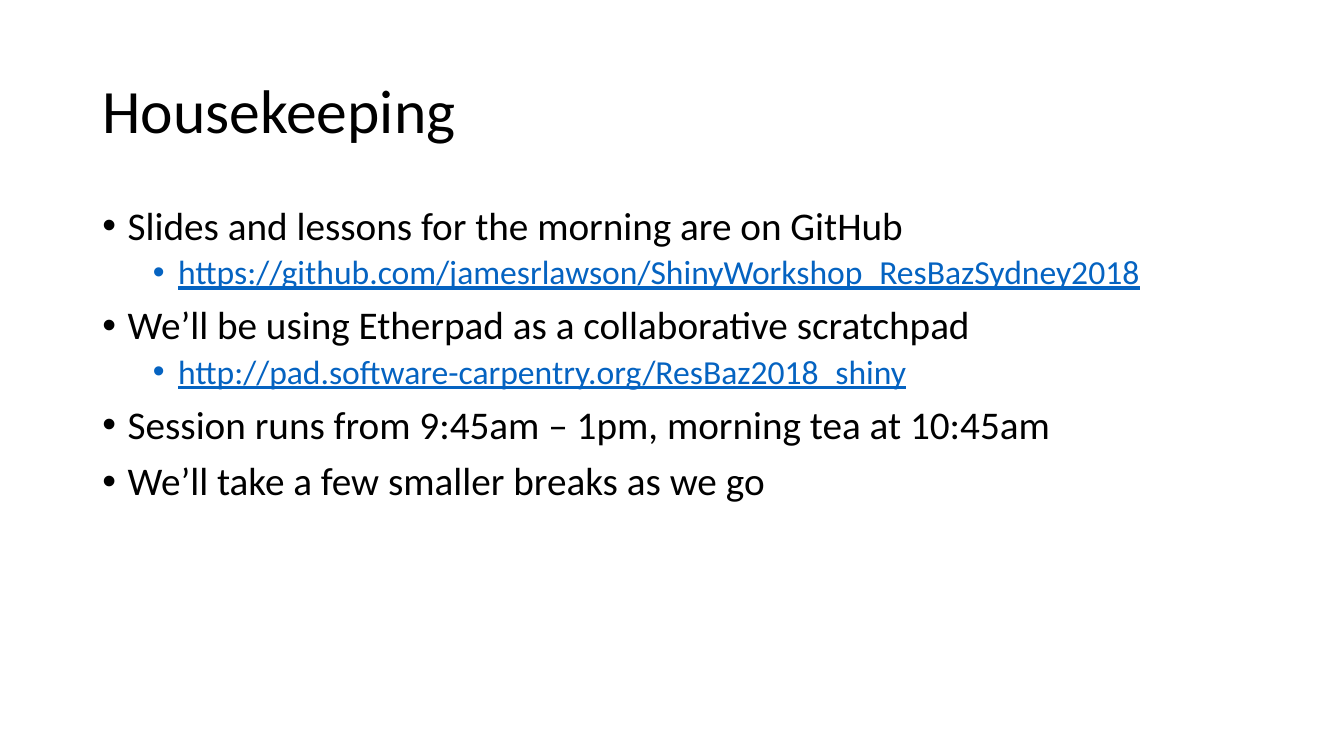
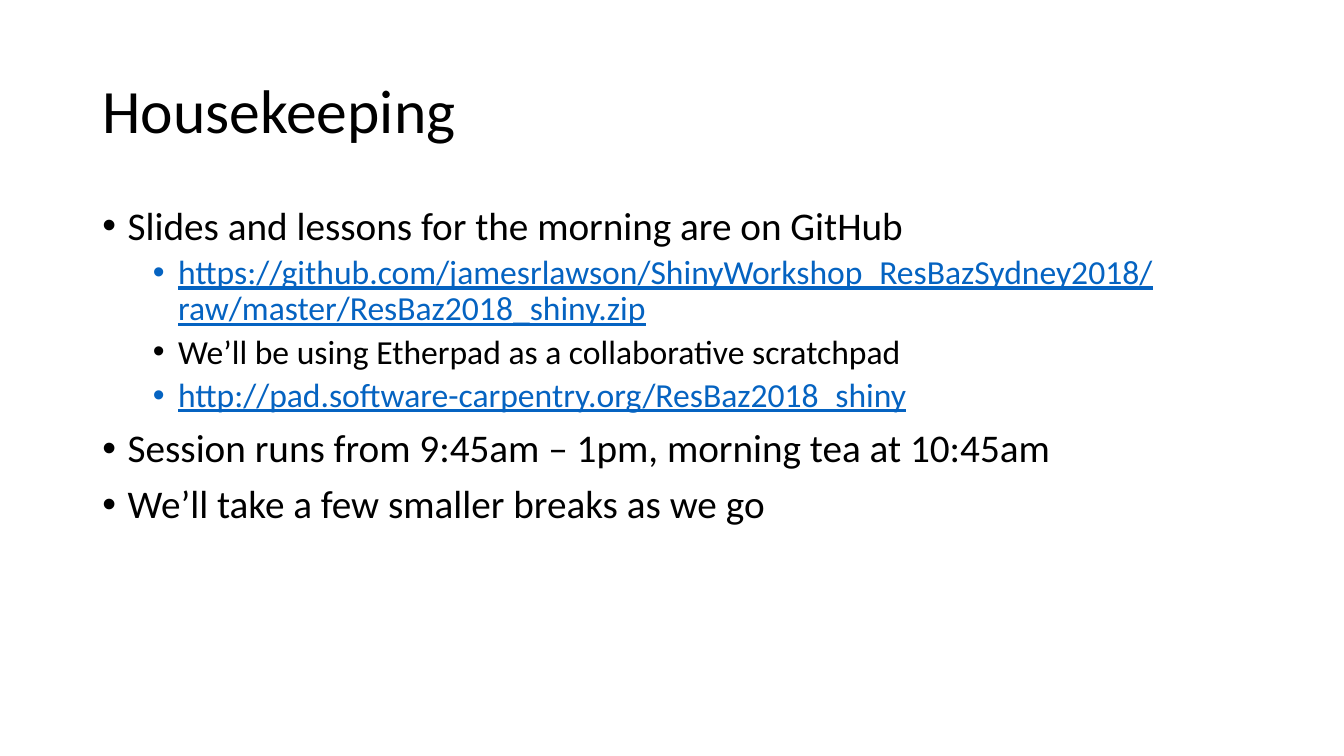
Before and after one commit to jamesrlawson/ShinyWorkshop_ResBazSydney2018, a slide deck: slide 2 of slides/Shiny_ResBazSydney2018.pptx. Drawn at 1344x756 pixels with LibreOffice and Linux fonts; fonts in the diff are those of the drawing. Boxes give left, top, right and bottom in pixels: in the first picture for what was removed or moved away, otherwise in the second. Text is boxed around its words. In the diff, an @@ line names an element or a change of style, - is before the commit and + after.

Commit message:
made change to a slide

```diff
--- a/slides/Shiny_ResBazSydney2018.pptx
+++ b/slides/Shiny_ResBazSydney2018.pptx
@@ text at (178,260,1152,326): text changed @@
-  • https://github.com/jamesrlawson/ShinyWorkshop_ResBazSydney2018
+  • https://github.com/jamesrlawson/ShinyWorkshop_ResBazSydney2018/raw/master/ResBaz2018_shiny.zip
@@ text at (178,340,900,370): size 28 to 24 pt in "We’ll be using Etherpad as a collaborative ..."; list level 1 to 2 in "We’ll be using Etherpad as ..." @@
```
Also in this commit, not shown: 1 other file.
